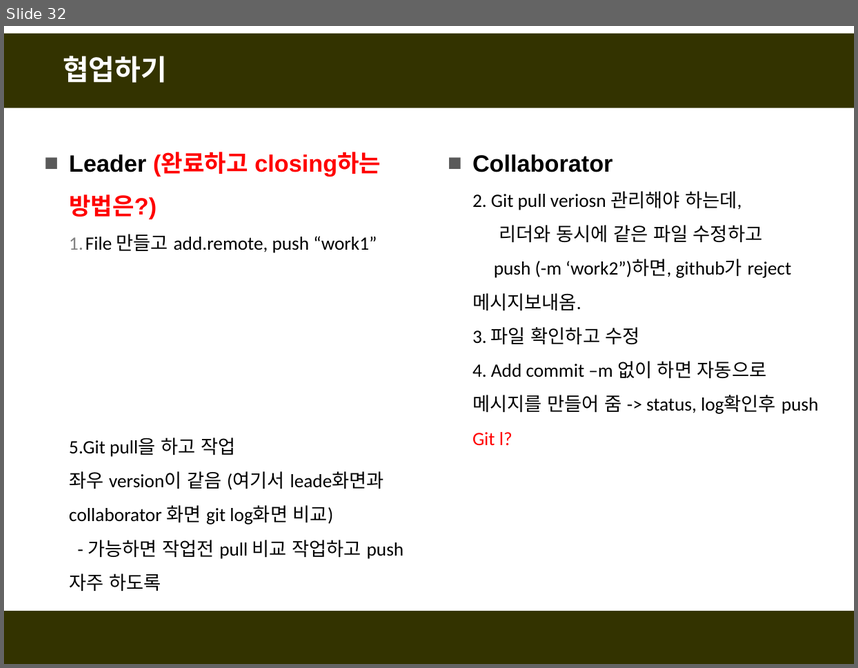
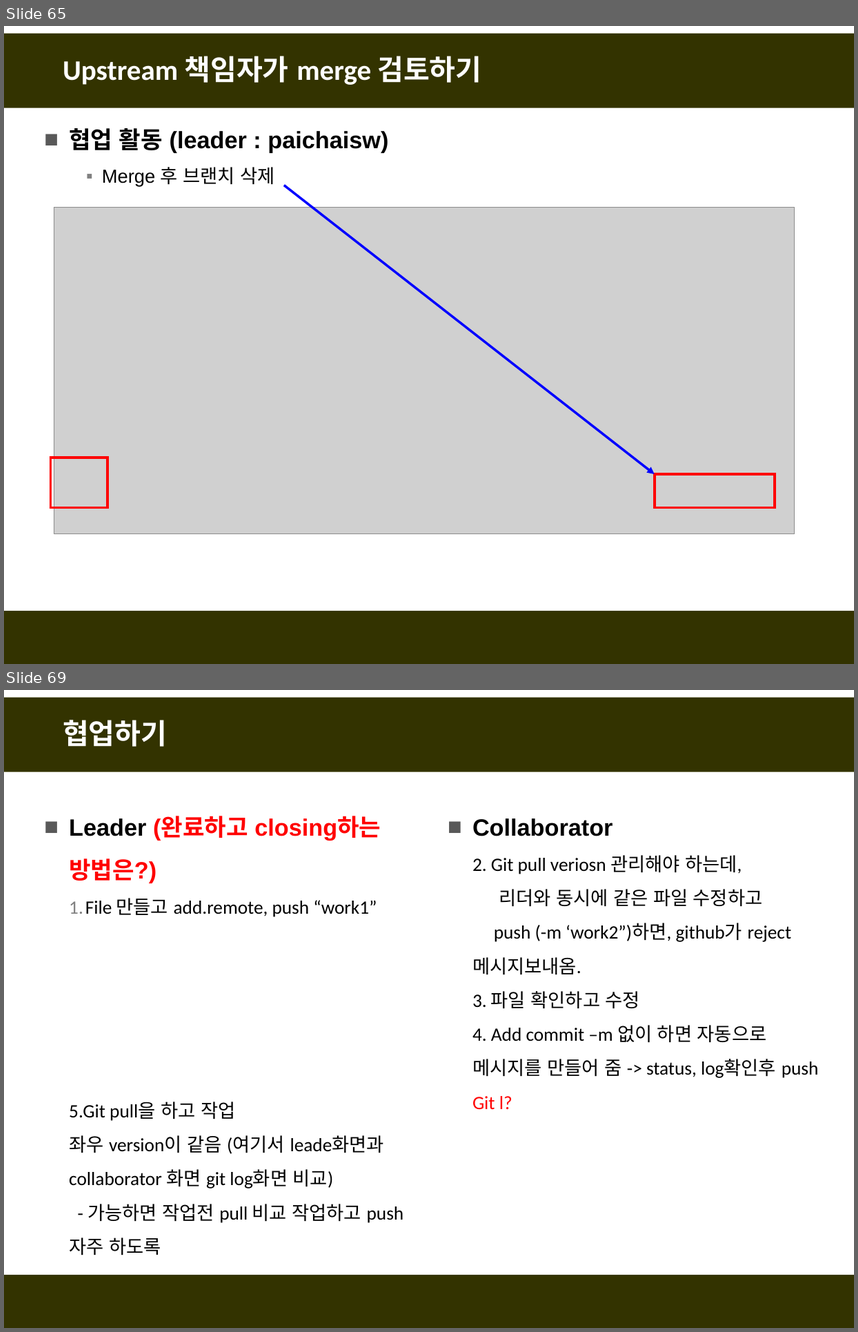
Before and after one commit to fasthill/github-lecture, a slide deck: git및github첫걸음4-협업하기.pptx. Shown one above the other, each under a label of ours: slide 32 before the commit, slides 65 and 69 after it; the slides between them are not shown. The pictures are 858x668 and 858x1332 pixels, drawn with LibreOffice and Linux fonts; fonts in the diff are those of the drawing; grey boxes stand for pictures. Boxes give left, top, right and bottom in pixels: in the first picture for what was removed or moved away, otherwise in the second. Text is boxed around its words. In the diff, an @@ line names an element or a change of style, - is before the commit and + after.

```diff
--- a/git및github첫걸음4-협업하기.pptx
+++ b/git및github첫걸음4-협업하기.pptx
@@ slide 65 added at <box>4,26,854,664</box>, background #FFFFFF; not listed: 2 template elements that a slide beside it also shows @@
@@ title added at <box>63,56,481,85</box>, 24 pt, text #FFFFFF, bold @@
+Upstream 책임자가 merge 검토하기
@@ text added at <box>69,128,388,187</box>, 20 pt, text #000000, bold @@
+■ 협업 활동 (leader : paichaisw)
+  ▪ Merge 후 브랜치 삭제
@@ arrow added from (283, 185) to (654, 474), #0000FF 2 pt @@
@@ picture added at <box>54,207,795,534</box> @@
@@ rectangle added at <box>51,457,107,507</box>, outline #FF0000 2.25 pt @@
@@ rectangle added at <box>654,474,774,507</box>, outline #FF0000 2.25 pt @@
@@ what was slide 32 is now slide 69 @@
```
Also in this commit, not shown: 36 other slides added.
